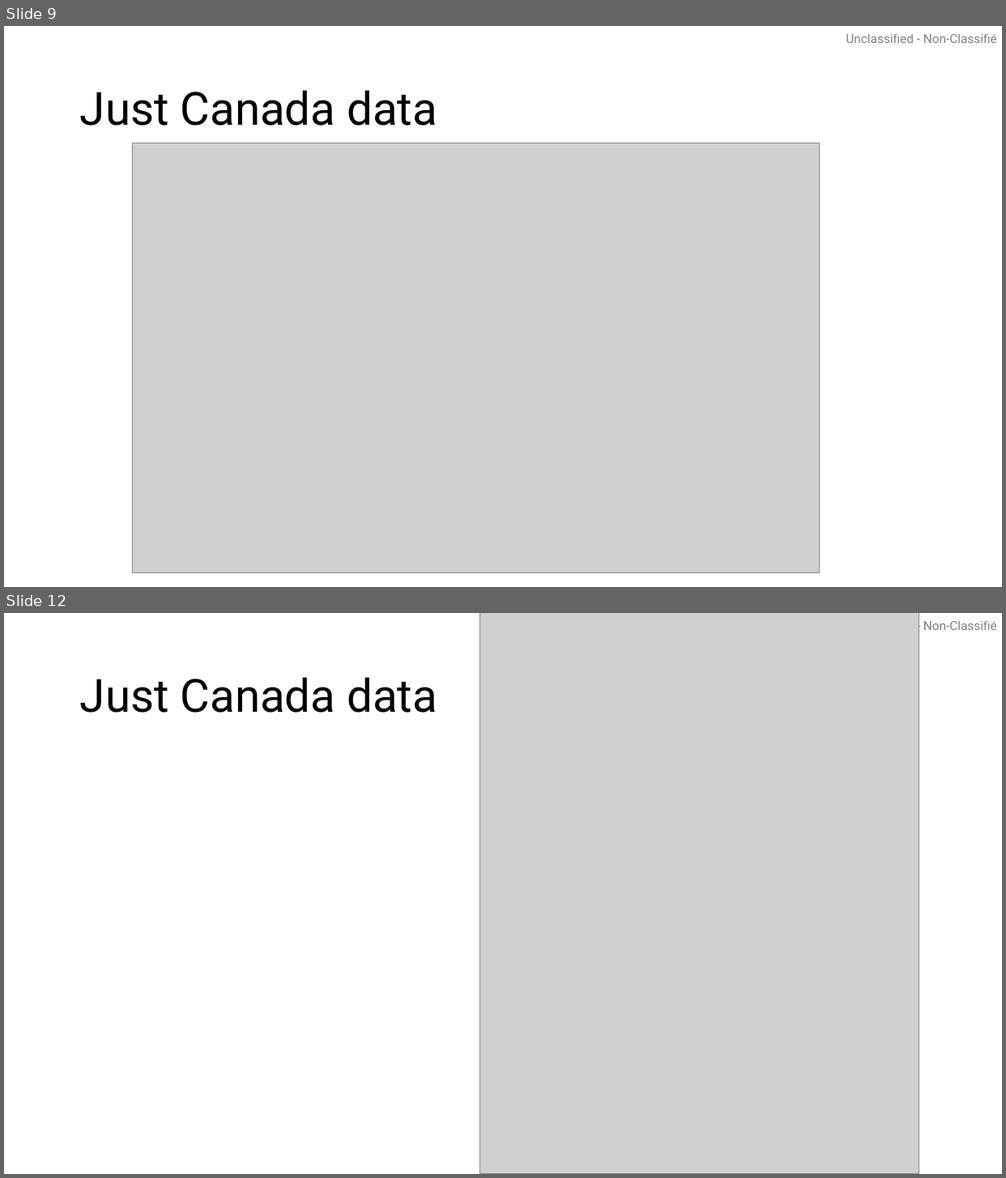
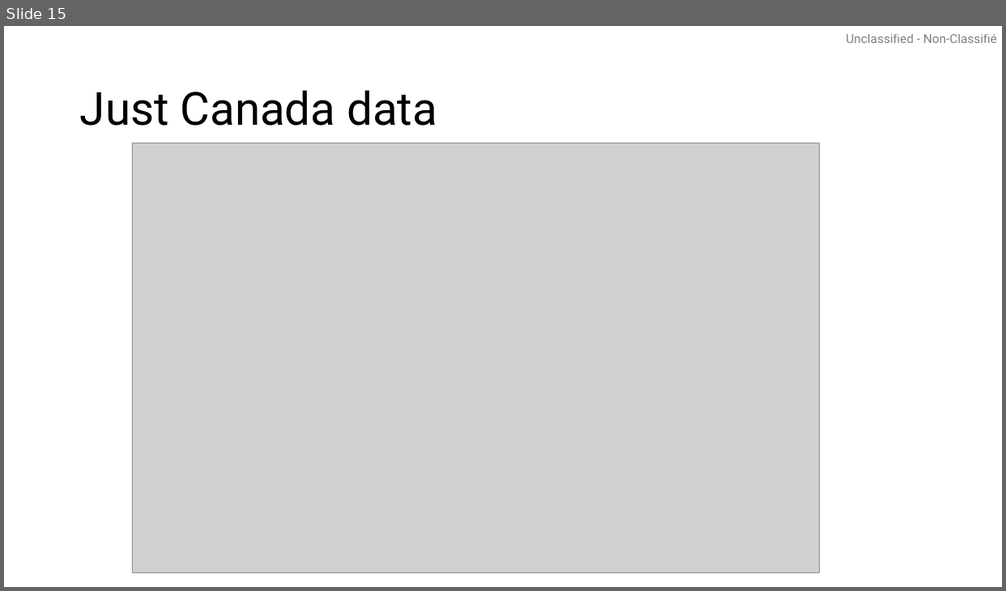
Before and after one commit to pbs-assess/gfcondition, a slide deck: stock-specific/hake/output_plots_20260730.pptx. Shown one above the other, each under a label of ours: slides 9 and 12 before the commit, slide 15 after it; the slides between them are not shown. The pictures are 1006x1178 and 1006x591 pixels, drawn with LibreOffice and Linux fonts; fonts in the diff are those of the drawing; grey boxes stand for pictures. Boxes give left, top, right and bottom in pixels: in the first picture for what was removed or moved away, otherwise in the second. Text is boxed around its words. In the diff, an @@ line names an element or a change of style, - is before the commit and + after.

```diff
--- a/stock-specific/hake/output_plots_20260730.pptx
+++ b/stock-specific/hake/output_plots_20260730.pptx
@@ slide 12 removed at bbox=[4, 613, 1002, 1174], background #FFFFFF; not listed: 1 template element that a slide beside it also shows @@
@@ picture removed at bbox=[480, 613, 919, 1174] @@
@@ title removed at bbox=[80, 677, 437, 713] @@
-Just Canada data
@@ what was slide 9 is now slide 15 @@
```
Also in this commit, not shown: 13 slides changed, 13 slides added, 11 other slides removed, 1 other file.
